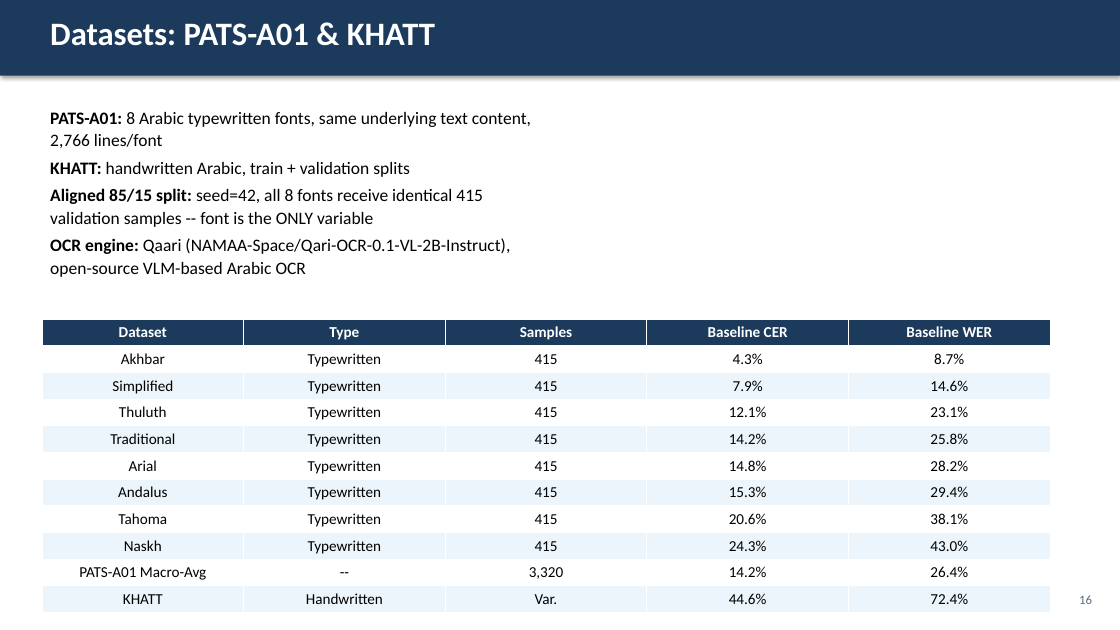
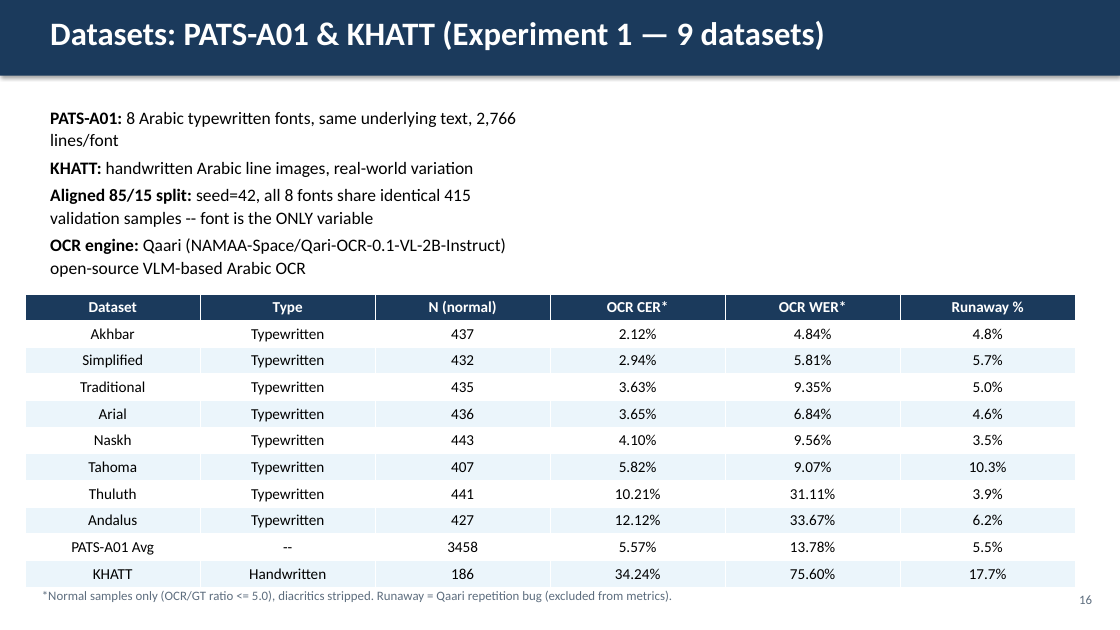
Before and after one commit to Mohamedsabry109/Arabic-Post-OCR-Correction, a slide deck: slide 16 of publication/thesis/defense_presentation.pptx. Drawn at 1120x630 pixels with LibreOffice and Linux fonts; fonts in the diff are those of the drawing. Boxes give left, top, right and bottom in pixels: in the first picture for what was removed or moved away, otherwise in the second. Text is boxed around its words. In the diff, an @@ line names an element or a change of style, - is before the commit and + after.

```diff
--- a/publication/thesis/defense_presentation.pptx
+++ b/publication/thesis/defense_presentation.pptx
@@ text at [50,21,825,50]: text changed @@
-Datasets: PATS-A01 & KHATT
+Datasets: PATS-A01 & KHATT (Experiment 1 — 9 datasets)
@@ text at [50,112,516,277]: text changed @@
-PATS-A01: 8 Arabic typewritten fonts, same underlying text content, 2,766 lines/font
-KHATT: handwritten Arabic, train + validation splits
-Aligned 85/15 split: seed=42, all 8 fonts receive identical 415 validation samples -- font is the ONLY variable
-OCR engine: Qaari (NAMAA-Space/Qari-OCR-0.1-VL-2B-Instruct), open-source VLM-based Arabic OCR
+PATS-A01: 8 Arabic typewritten fonts, same underlying text, 2,766 lines/font
+KHATT: handwritten Arabic line images, real-world variation
+Aligned 85/15 split: seed=42, all 8 fonts share identical 415 validation samples -- font is the ONLY variable
+OCR engine: Qaari (NAMAA-Space/Qari-OCR-0.1-VL-2B-Instruct) open-source VLM-based Arabic OCR
@@ table at [25,294,1074,583] @@
-column 1: Dataset | Akhbar | Simplified | Thuluth | Traditional | Arial | Andalus | Tahoma | Naskh | PATS-A01 Macro-Avg | KHATT
+column 1: Dataset | Akhbar | Simplified | Traditional | Arial | Naskh | Tahoma | Thuluth | Andalus | PATS-A01 Avg | KHATT
-column 3: Samples | 415 | 415 | 415 | 415 | 415 | 415 | 415 | 415 | 3,320 | Var.
-column 4: Baseline CER | 4.3% | 7.9% | 12.1% | 14.2% | 14.8% | 15.3% | 20.6% | 24.3% | 14.2% | 44.6%
-column 5: Baseline WER | 8.7% | 14.6% | 23.1% | 25.8% | 28.2% | 29.4% | 38.1% | 43.0% | 26.4% | 72.4%
+column 3: N (normal) | 437 | 432 | 435 | 436 | 443 | 407 | 441 | 427 | 3458 | 186
+column 4: OCR CER* | 2.12% | 2.94% | 3.63% | 3.65% | 4.10% | 5.82% | 10.21% | 12.12% | 5.57% | 34.24%
+column 5: OCR WER* | 4.84% | 5.81% | 9.35% | 6.84% | 9.56% | 9.07% | 31.11% | 33.67% | 13.78% | 75.60%
+column 6: Runaway % | 4.8% | 5.7% | 5.0% | 4.6% | 3.5% | 10.3% | 3.9% | 6.2% | 5.5% | 17.7%
@@ table: place and size @@
-table at [42,319,1050,608]
+table at [25,294,1074,583]
@@ text added at [42,591,672,602], 11 pt, text #5D6D7E @@
+*Normal samples only (OCR/GT ratio <= 5.0), diacritics stripped. Runaway = Qaari repetition bug (excluded from metrics).
```
Also in this commit, not shown: 21 other slides changed, 12 slides added, 2 slides removed, 32 other files.
